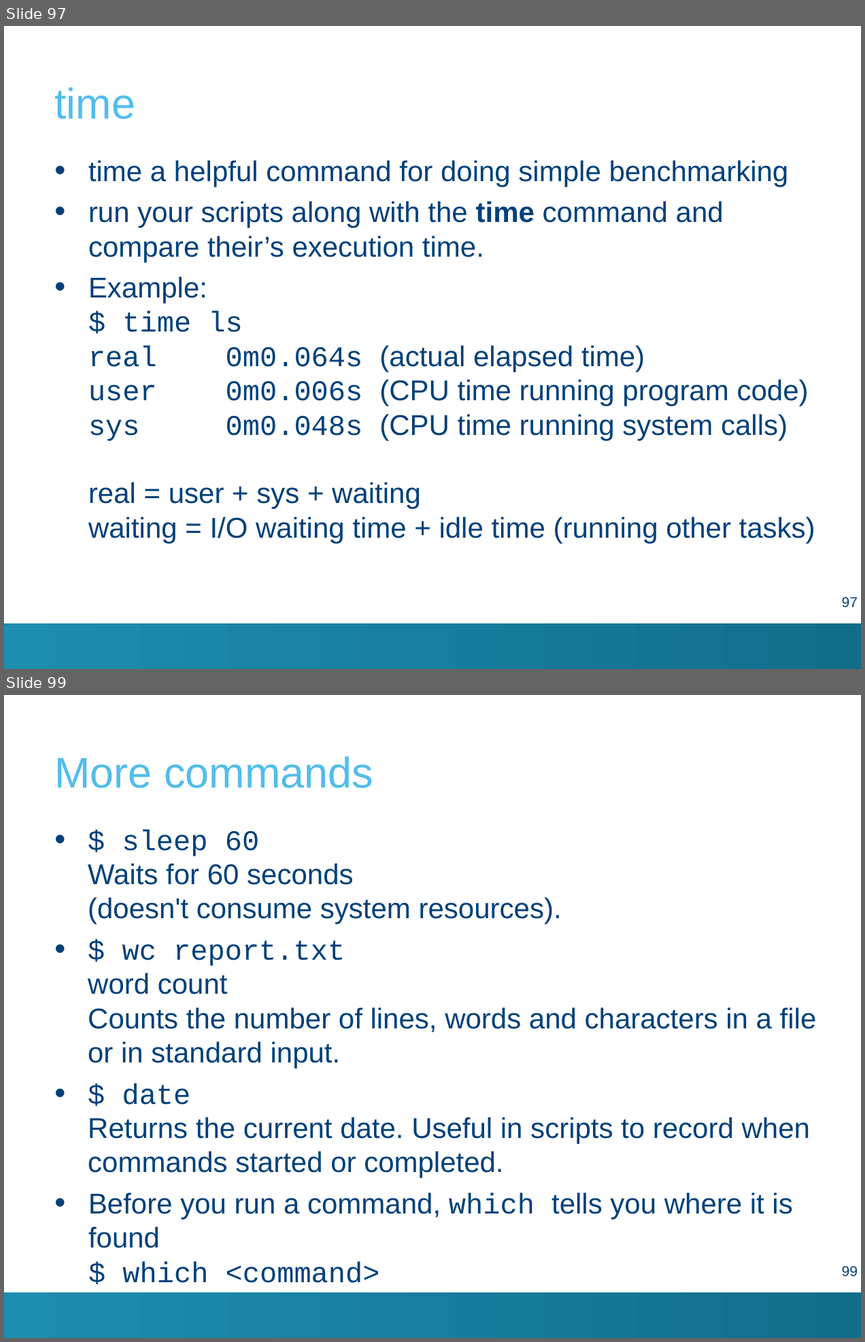
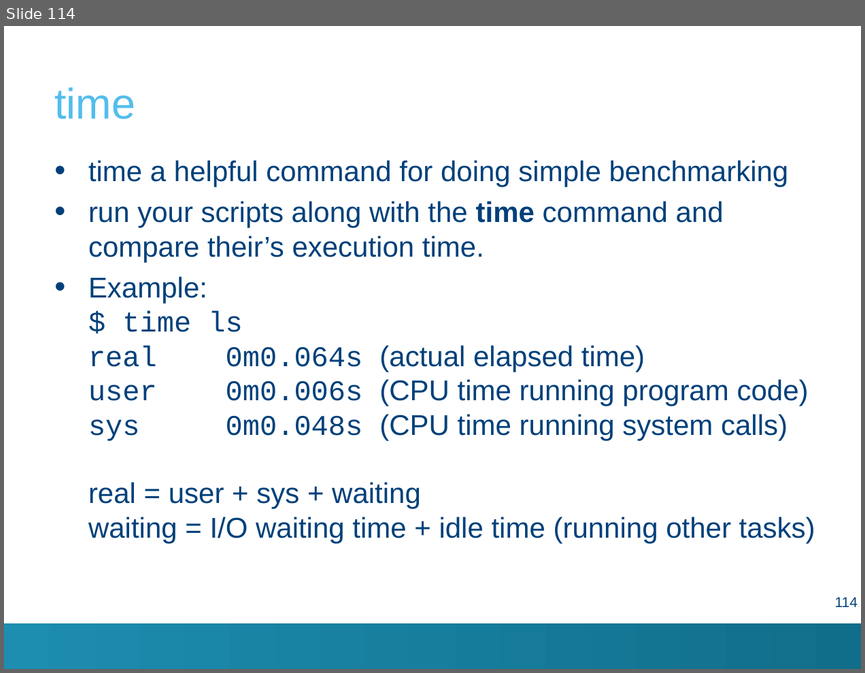
Before and after one commit to hpcleuven/Linux-intro, a slide deck: Linux-intro.pptx. Shown one above the other, each under a label of ours: slides 97 and 99 before the commit, slide 114 after it; the slides between them are not shown. The pictures are 865x1342 and 865x673 pixels, drawn with LibreOffice and Linux fonts; fonts in the diff are those of the drawing; background and template pictures are left out. Boxes give left, top, right and bottom in pixels: in the first picture for what was removed or moved away, otherwise in the second. Text is boxed around its words. In the diff, an @@ line names an element or a change of style, - is before the commit and + after.

```diff
--- a/Linux-intro.pptx
+++ b/Linux-intro.pptx
@@ slide 99 removed at [4, 695, 861, 1338], background #FFFFFF; not listed: 1 template element that a slide beside it also shows @@
@@ title removed at [54, 756, 373, 788] @@
-More commands
@@ text removed at [88, 829, 817, 1248] @@
-• $ sleep 60
-  Waits for 60 seconds
-  (doesn't consume system resources).
-• $ wc report.txt
-  word count
-  Counts the number of lines, words and characters in a file or in standard input.
-• $ date
-  Returns the current date. Useful in scripts to record when commands started or completed.
-• Before you run a command, which tells you where it is found
-  $ which <command>
@@ page number removed at [842, 1266, 857, 1276] @@
-99
@@ what was slide 97 is now slide 114 @@
@@ page number at [835, 597, 857, 607]: text changed @@
-97
+114
```
Also in this commit, not shown: 15 slides changed, 7 other slides removed, 3 other files.
